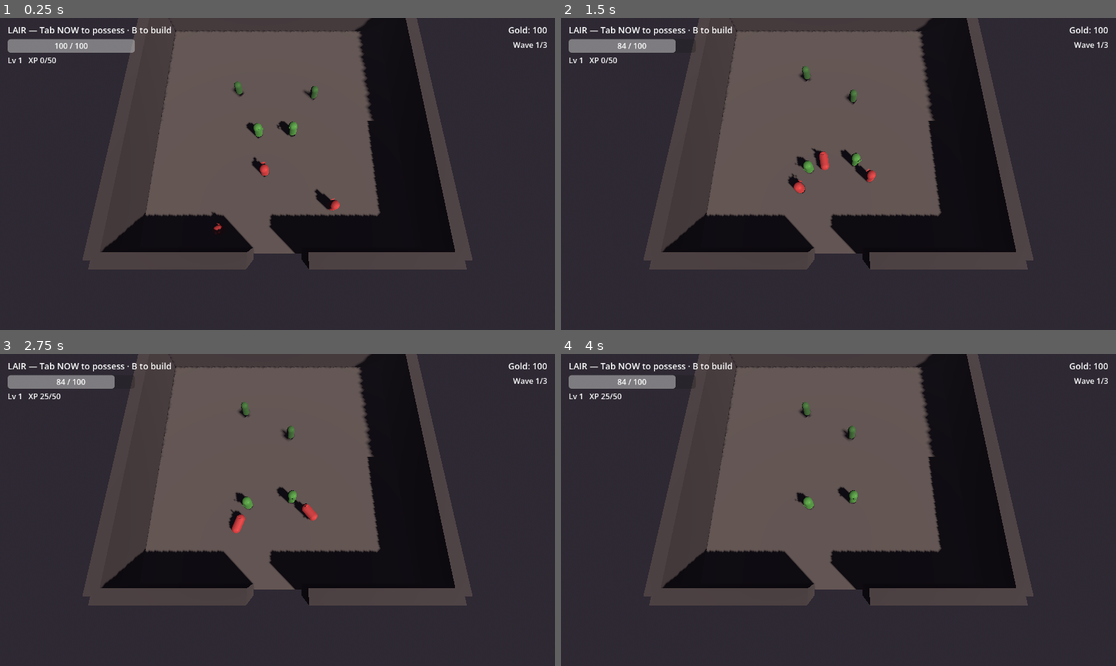
Above: before the commit, frames 1-4 (two rows, left to right).
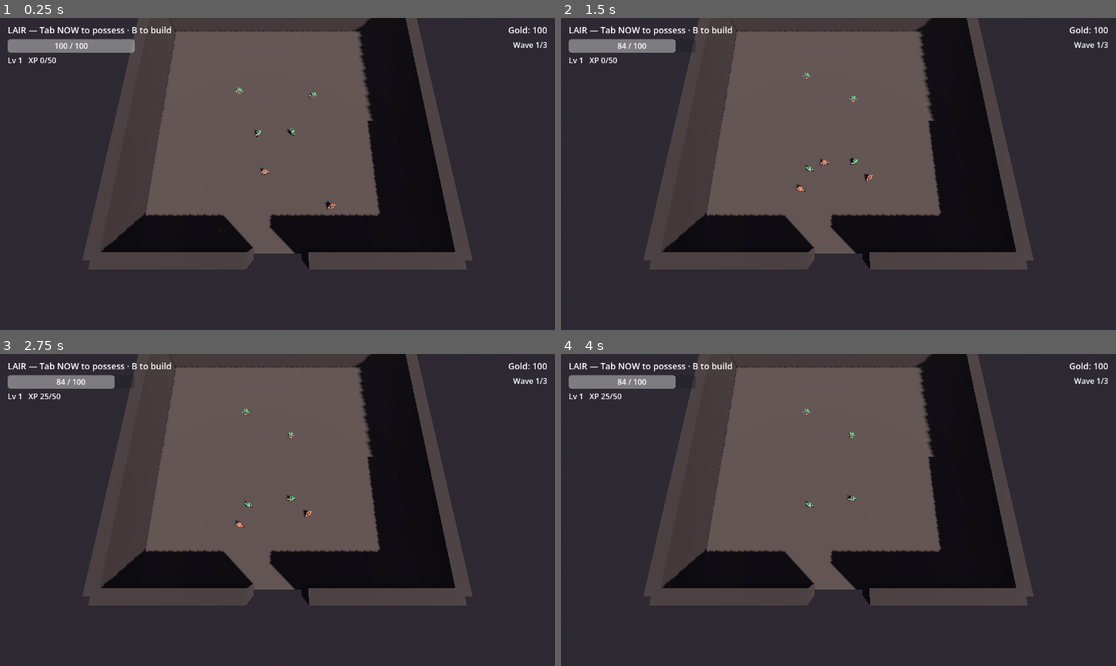
Above: after the commit, the same moments.

Repository: TAgents/orcs-lair
Game: Godot game, scene res://scenes/lair.tscn
Two runs of this game, one before a commit and one after it. Both use one fixed random seed, a clock stepped at 60 frames per second and the inputs below.
Inputs (mouse positions are in pixels of both pictures, inside the frame that each line leads up to):
- Up to frame 1 (0.25 s): no input
- Up to frame 2 (1.5 s): tap Enter at 0.5 s; move the mouse to (960, 158) at 0.52 s; hold D (move_right) 0.53-1.28 s; tap J (attack) at 0.6 s; click (960, 158) at 0.67 s; move the mouse to (727, 189) at 1.27 s; hold S (move_back) from 1.28 s (still down); click (727, 189) at 1.35 s
- Up to frame 3 (2.75 s): move the mouse to (333, 441) at 2.02 s; release S (move_back) at 2.03 s; hold D (move_right) from 2.03 s (still down); hold Right mouse button (build_demolish) from 2.03 s (still down)
- Up to frame 4 (4 s): move the mouse to (810, 572) at 2.77 s; release D (move_right) at 2.78 s; release Right mouse button (build_demolish) at 2.78 s; hold W (move_forward) 2.78-3.53 s; tap 1 (build_select_1) at 2.85 s; click (810, 572) at 2.92 s; click (810, 572) at 3.5 s; move the mouse to (1005, 556) at 3.52 s; hold A (move_left) from 3.53 s (still down); hold 2 (build_select_2) from 3.53 s (still down)

The runs differ from the first frame. In frame 1, 0.6% of the frame differs, in the area x 38-62%, y 20-70%; in frame 2, 0.7%, in the area x 40-57%, y 15-57%; in frame 3, 0.7%; in frame 4, 0.4%.

Commit message:
feat(visuals): Kenney Mini Dungeon character models (runtime-loaded)
First step toward real graphics — replaces the green/red capsules with
Kenney's Mini Dungeon character meshes (CC0). Champion + Worker get
character-orc.glb; Raider gets character-human.glb. Chest, floor, wall
GLBs ship for future use.

Why runtime-load instead of referencing the GLBs from .tscn:
The interactive editor importing the .glb works fine, but Godot
--headless hangs on scene-load when a .tscn references a GLB whose
materials need GPU texture initialization. Tests run --headless, so
hardcoding GLB refs would break CI.

Workaround in scripts/orcs/orc.gd:
  _swap_in_visual_model(path) — at runtime, replace the placeholder
    capsule "Mesh" child with the GLB's instantiated scene tree.
  _is_scenario_mode() — gate the swap so headless scenarios stay on
    capsules. Detected from `--scenario=` user arg presence.

champion/worker/raider _ready now call _swap_in_visual_model with their
respective GLB paths. .tscn files unchanged (still reference capsules).

Result:
  Interactive (godot --path orcs-lair) → orcs and humans visible
  Headless tests (godot --headless ++ --scenario=...) → capsules,
    deterministic, no GPU init hang
  CI sweep verified: all scenarios still pass

License: CC0, Kenney Mini Dungeon 1.6 (kenney.nl). License.txt in
assets/kenney_mini-dungeon/.

Co-Authored-By: Claude Opus 4.7 (1M context) <noreply@anthropic.com>

Diff:
--- a/scripts/orcs/champion.gd
+++ b/scripts/orcs/champion.gd
@@ -53,6 +53,7 @@
 	hitbox_shape.shape = hitbox_shape.shape.duplicate()
 	if hitbox_shape.shape is BoxShape3D:
 		_normal_hitbox_size = (hitbox_shape.shape as BoxShape3D).size
+	_swap_in_visual_model("res://assets/kenney_mini-dungeon/character-orc.glb")
 
 func _physics_process(delta: float) -> void:
 	if not is_alive():
--- a/scripts/orcs/orc.gd
+++ b/scripts/orcs/orc.gd
@@ -45,3 +45,37 @@
 
 func is_alive() -> bool:
 	return hp > 0.0
+
+# --- Visual model swap (runtime, interactive only) -----------------------------
+#
+# We can't reference GLB scenes from .tscn files because Godot --headless hangs
+# at scene-load when GLB textures need GPU initialization. Workaround: load the
+# GLB at runtime and replace the placeholder capsule "Mesh" child. Skipped in
+# scenario mode so headless tests stay deterministic.
+
+func _swap_in_visual_model(model_path: String) -> void:
+	if _is_scenario_mode():
+		return
+	if not ResourceLoader.exists(model_path):
+		return
+	var scene: PackedScene = load(model_path)
+	if scene == null:
+		return
+	var instance: Node = scene.instantiate()
+	if not (instance is Node3D):
+		instance.queue_free()
+		return
+	var existing_mesh: Node = get_node_or_null("Mesh")
+	var existing_dir: Node = get_node_or_null("DirIndicator")
+	if existing_mesh:
+		existing_mesh.queue_free()
+	if existing_dir:
+		existing_dir.queue_free()
+	instance.name = "Mesh"
+	add_child(instance)
+
+func _is_scenario_mode() -> bool:
+	for a in OS.get_cmdline_user_args():
+		if a.begins_with("--scenario="):
+			return true
+	return false
--- a/scripts/orcs/worker.gd
+++ b/scripts/orcs/worker.gd
@@ -25,6 +25,7 @@
 	_wander_target = _home
 	_pick_new_wander_target()
 	_subscribe_to_build_controller()
+	_swap_in_visual_model("res://assets/kenney_mini-dungeon/character-orc.glb")
 
 func assign_to(room: Node3D) -> void:
 	if assigned_room != null and is_instance_valid(assigned_room):
--- a/scripts/raiders/raider.gd
+++ b/scripts/raiders/raider.gd
@@ -14,6 +14,7 @@
 	add_to_group("raiders")
 	hitbox.monitoring = false
 	hitbox.body_entered.connect(_on_hitbox_body_entered)
+	_swap_in_visual_model("res://assets/kenney_mini-dungeon/character-human.glb")
 
 func _physics_process(delta: float) -> void:
 	if not is_alive():
Not shown, added: assets/kenney_mini-dungeon/License.txt
Binary file added: assets/kenney_mini-dungeon/Textures/colormap.png
Not shown, added: assets/kenney_mini-dungeon/Textures/colormap.png.import
Binary file added: assets/kenney_mini-dungeon/character-human.glb
Not shown, added: assets/kenney_mini-dungeon/character-human.glb.import
Binary file added: assets/kenney_mini-dungeon/character-orc.glb
Not shown, added: assets/kenney_mini-dungeon/character-orc.glb.import
Binary file added: assets/kenney_mini-dungeon/chest.glb
Not shown, added: assets/kenney_mini-dungeon/chest.glb.import
Binary file added: assets/kenney_mini-dungeon/floor.glb
Not shown, added: assets/kenney_mini-dungeon/floor.glb.import
Binary file added: assets/kenney_mini-dungeon/wall.glb
(and 1 more such lines)
